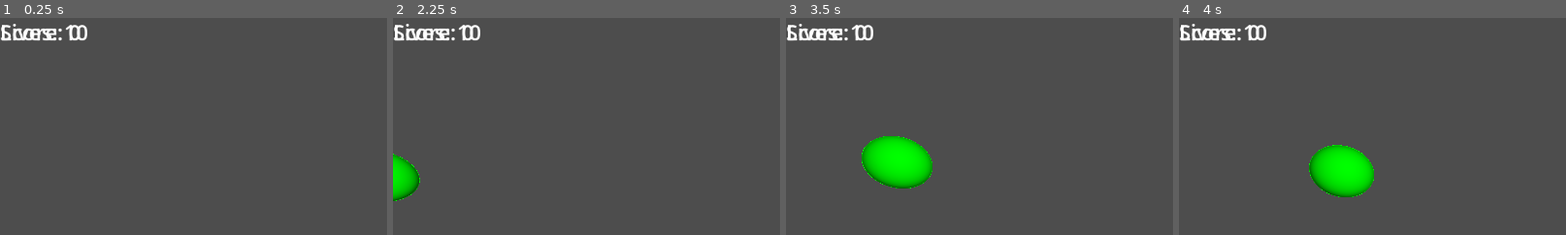
Above: before the commit, frames 1-4 (left to right).
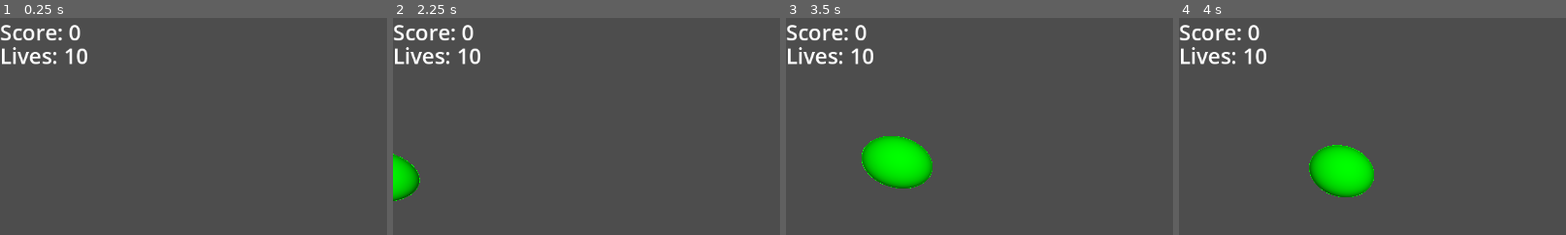
Above: after the commit, the same moments.

Repository: RobinSizemore/BalloonPopper
Game: Godot game, scene res://Scenes/main.tscn
Same seed, same stepped clock (60 frames per second), same inputs: the game is played once before the commit and once after it.
Inputs (mouse positions are % of the whole screen's width and height, from its top left):
- Up to frame 1 (0.25 s): no input
- Up to frame 2 (2.25 s): tap Enter at 0.5, 2 s; move the mouse to (72, 45) at 0.52 s; click (72, 45) at 0.67 s; tap Space at 1.25 s; move the mouse to (30, 55) at 1.27 s; click (30, 55) at 1.42 s; move the mouse to (60, 28) at 2.02 s; click (60, 28) at 2.17 s
- Up to frame 3 (3.5 s): move the mouse to (45, 70) at 2.77 s; click (45, 70) at 2.92 s
- Up to frame 4 (4 s): move the mouse to (80, 65) at 3.52 s; click (80, 65) at 3.67 s
The pictures show only the part of the screen within x 0-50%, y 0-50%; the shares and areas given below are measured in that part.

The runs differ from the first frame. In frame 1, 1.1% of the frame differs, in the area x 0-23%, y 2-22%; in frame 2, 1.1%; in frame 3, 1.1%; in frame 4, 1.1%.

Commit message:
Game successfully ends and restarts.

Diff:
--- a/Scenes/Balloons/Balloon.gd
+++ b/Scenes/Balloons/Balloon.gd
@@ -7,12 +7,14 @@
 @export var movement_speed: float = 1.0
 
 var clicks = 0
-var manager
+var score_manager
+var lives_manager
 var since_spawn = 0.0
 var bob_height: float = 2.0
 
 func _ready():
-	manager = get_node("/root/main/ScoreManager")
+	score_manager = get_node("/root/main/ScoreManager")
+	lives_manager = get_node("/root/main/LivesManager")
 
 func _process(delta):
 	since_spawn += delta
@@ -23,6 +25,7 @@
 	translate(Vector3(0, bobbing, 0) * delta)
 	# Check if off-screen and remove
 	if global_transform.origin.z > 7.5: # Assuming 5 is off-screen to the right
+		lives_manager.decrease_lives()
 		queue_free()
 
 func set_difficulty(difficulty: int = 1):
@@ -55,7 +58,7 @@
 func pump_up():
 	scale += Vector3.ONE * size_increase
 	if clicks >= clicks_to_pop:
-		manager.increase_score(score_increase)
+		score_manager.increase_score(score_increase)
 		pop_balloon()
 
 func pop_balloon():
--- a/Scenes/Managers/LivesManager.gd
+++ b/Scenes/Managers/LivesManager.gd
@@ -1,4 +1,6 @@
 extends Label
+
+@export var game_over_scene: PackedScene
 
 var lives: int = 10
 
@@ -6,5 +8,9 @@
 	lives -= 1
 	text = "Lives: " + str(lives)
 	if lives < 1:
-		# TODO End game and show high score.
-		pass
+		end_game()
+
+func end_game():
+	var game_over_instance = game_over_scene.instantiate()
+	get_tree().root.add_child(game_over_instance)
+	get_tree().current_scene.queue_free()
--- /dev/null
+++ b/Scenes/game_over.gd
@@ -0,0 +1,7 @@
+extends PanelContainer
+
+func _on_button_pressed():
+	var _main_game_scene = load("res://Scenes/main.tscn")
+	var game_instance = _main_game_scene.instantiate()
+	get_tree().root.add_child(game_instance)
+	queue_free()
--- /dev/null
+++ b/Scenes/game_over.tscn
@@ -0,0 +1,28 @@
+[gd_scene load_steps=3 format=3 uid="uid://c0gowdly3fpea"]
+
+[ext_resource type="Script" path="res://Scenes/game_over.gd" id="1_ftcg7"]
+
+[sub_resource type="LabelSettings" id="LabelSettings_sk6gs"]
+font_size = 32
+
+[node name="GameOver" type="PanelContainer"]
+anchors_preset = 15
+anchor_right = 1.0
+anchor_bottom = 1.0
+grow_horizontal = 2
+grow_vertical = 2
+script = ExtResource("1_ftcg7")
+
+[node name="Label" type="Label" parent="."]
+layout_mode = 2
+size_flags_vertical = 1
+text = "Game Over"
+label_settings = SubResource("LabelSettings_sk6gs")
+horizontal_alignment = 1
+
+[node name="Button" type="Button" parent="."]
+layout_mode = 2
+text = "Restart
+"
+
+[connection signal="pressed" from="Button" to="." method="_on_button_pressed"]
--- a/Scenes/main.tscn
+++ b/Scenes/main.tscn
@@ -1,9 +1,10 @@
-[gd_scene load_steps=7 format=3 uid="uid://cykstd05airbu"]
+[gd_scene load_steps=8 format=3 uid="uid://cykstd05airbu"]
 
 [ext_resource type="Script" path="res://Scenes/Managers/BalloonManager.gd" id="1_1iwse"]
 [ext_resource type="PackedScene" uid="uid://de5p3mcfupih2" path="res://Scenes/Balloons/Balloon.tscn" id="1_5kvhh"]
 [ext_resource type="Script" path="res://Scenes/ScoreManager.gd" id="1_ktmpq"]
 [ext_resource type="Script" path="res://Scenes/Managers/LivesManager.gd" id="2_2yx4n"]
+[ext_resource type="PackedScene" uid="uid://c0gowdly3fpea" path="res://Scenes/game_over.tscn" id="3_f730y"]
 
 [sub_resource type="LabelSettings" id="LabelSettings_2mkd3"]
 font_size = 32
@@ -20,14 +21,16 @@
 label_settings = SubResource("LabelSettings_2mkd3")
 script = ExtResource("1_ktmpq")
 
-[node name="Lives" type="Label" parent="."]
-offset_right = 40.0
-offset_bottom = 23.0
+[node name="LivesManager" type="Label" parent="."]
+offset_top = 35.0
+offset_right = 130.0
+offset_bottom = 80.0
 size_flags_horizontal = 8
 text = "Lives: 10"
 label_settings = SubResource("LabelSettings_abv3f")
 horizontal_alignment = 2
 script = ExtResource("2_2yx4n")
+game_over_scene = ExtResource("3_f730y")
 
 [node name="BalloonManager" type="Node" parent="."]
 script = ExtResource("1_1iwse")
